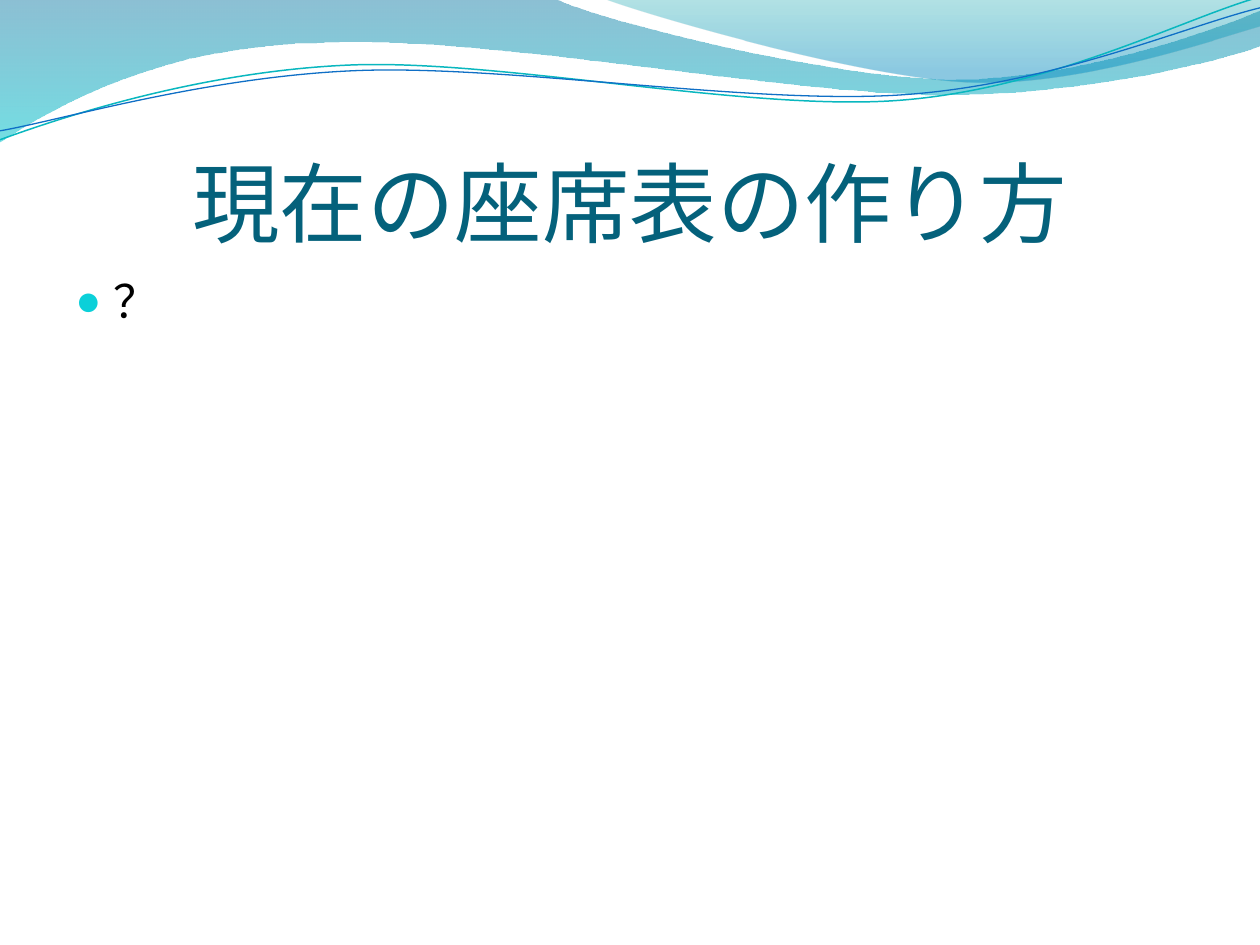
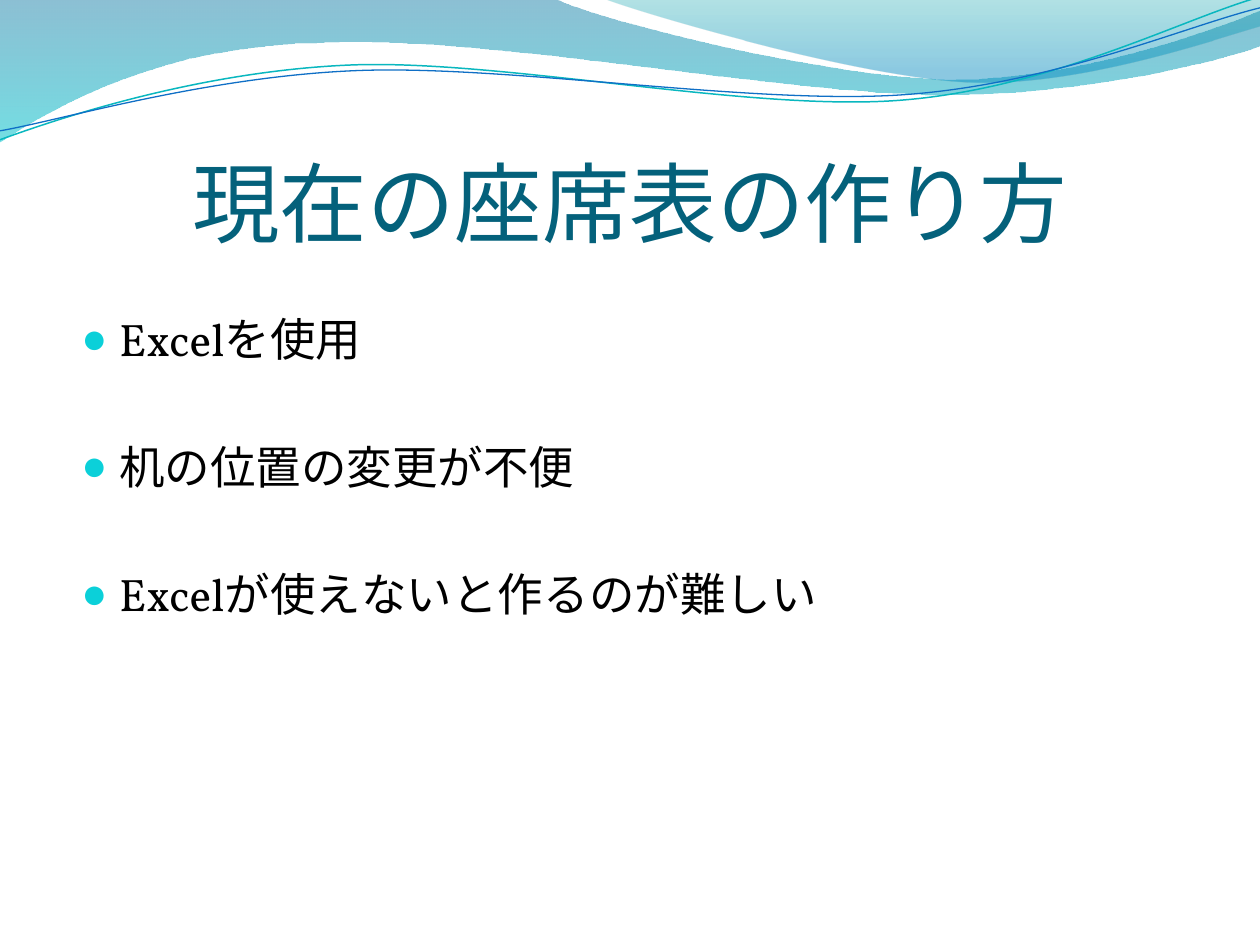
Before and after one commit to opu-yokotalab/learn-zaseki, a slide deck: slide 3 of インターン発表.pptx (slide 2 before the commit). Drawn at 1260x945 pixels with LibreOffice and Linux fonts; fonts in the diff are those of the drawing; background and template pictures are left out. Boxes give left, top, right and bottom in pixels: in the first picture for what was removed or moved away, otherwise in the second. Text is boxed around its words. In the diff, an @@ line names an element or a change of style, - is before the commit and + after.

```diff
--- a/インターン発表.pptx
+++ b/インターン発表.pptx
@@ text at bbox=[119, 318, 816, 615]: text changed @@
-● ？
+● Excelを使用
+● 机の位置の変更が不便
+● Excelが使えないと作るのが難しい
```
Also in this commit, not shown: 4 other slides changed, 2 slides added, 1 slide removed, 1 other file.
